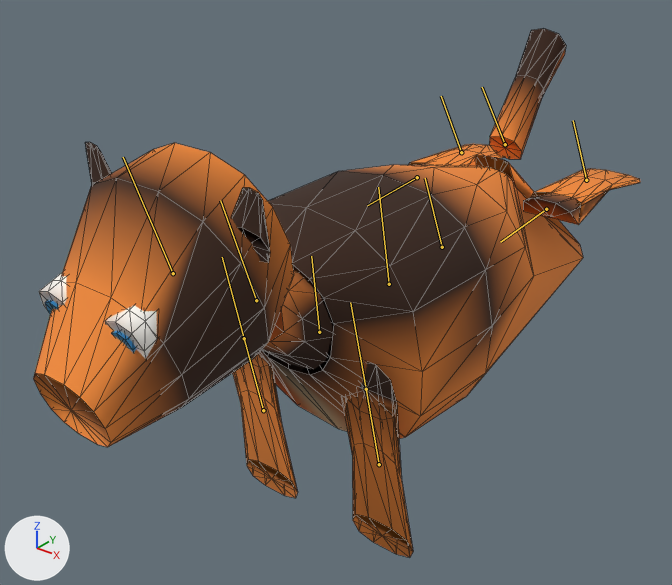
Two versions of the glTF model web/public/models/tiger.glb, one commit apart.
The view is the same before and after, from a 50 mm camera at (1.067, -1.533, 1.108) aimed at (-0.061, -0.123, 0.234). The axes (+X, +Y, +Z) are drawn at lower left. The lights are the same throughout. The picture after the commit comes second. Both versions are drawn at frame 0 of the action 'sit'; the numbers are the values there. The bones that bend it are drawn over the model as lines. Mesh edges are drawn as thin lines.

In view in the first picture: 'body', 'eyeL', 'eyeR' and 2 more.
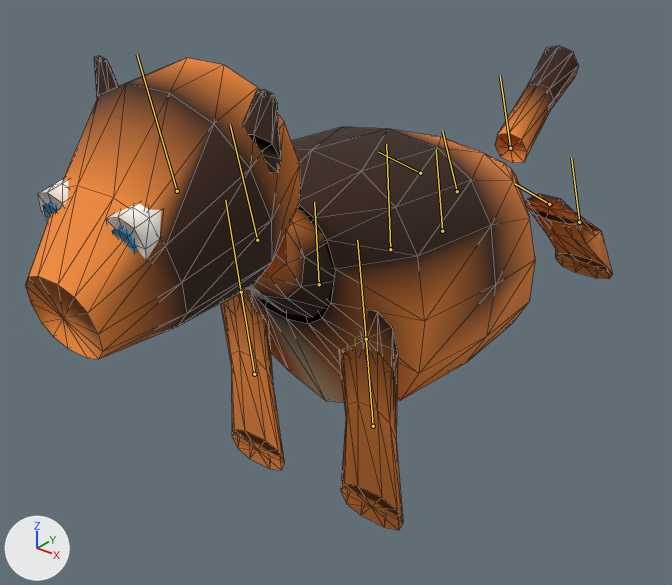
Where the change shows, as pixel boxes [x1, y1, x2, y2] in the pictures (672 x 585 px):
'body', posed (9% shorter): before [33, 28, 640, 558]; after [25, 46, 613, 530]
'eyeR', posed: before [105, 305, 157, 359]; after [106, 203, 161, 260]
'eyeL', posed: before [39, 273, 67, 309]; after [37, 179, 68, 221]
'irisR', posed (mostly hidden): before [111, 331, 136, 353]; after [112, 228, 137, 253]
'irisL', posed (mostly hidden): before [45, 300, 59, 314]; after [43, 203, 58, 220]
bone 'hips', root to tip: before (442, 247) to (425, 178); after (442, 231) to (436, 150)
bone 'spine', root to tip: before (389, 284) to (378, 187); after (390, 249) to (386, 144)
bone 'chest', root to tip: before (319, 332) to (311, 256); after (319, 284) to (314, 202)
bone 'neck', root to tip: before (256, 300) to (220, 200); after (257, 240) to (230, 124)
bone 'leg-front-left', root to tip: before (244, 338) to (222, 257); after (241, 292) to (225, 200)
bone 'leg-front-right', root to tip: before (366, 389) to (350, 302); after (366, 339) to (357, 240)
bone 'tail', root to tip: before (505, 144) to (482, 87); after (510, 148) to (500, 75)
bone 'leg-back-left', root to tip: before (417, 177) to (367, 205); after (420, 173) to (378, 152)
bone 'leg-back-left-low', root to tip: before (461, 152) to (441, 96); after (457, 191) to (442, 131)
bone 'leg-back-right', root to tip: before (546, 209) to (500, 242); after (549, 204) to (514, 183)
bone 'leg-back-right-low', root to tip: before (586, 180) to (573, 120); after (579, 222) to (571, 158)

What the commit changed:
Bone 'hips' (bone_hips) moves from (0.0, -0.152, 0.0) to (0.0, -0.112, 0.0).
Bone 'hips' (bone_hips) turns from (24, 0, 0) to (13, 0, 0) degrees about its own x, y and z.
Bone 'spine' (bone_spine) turns from (-13, 0, 0) to (-7, 0, 0) degrees about its own x, y and z.
Bone 'chest' (bone_chest) turns from (-5, 0, 0) to (-2, 0, 0) degrees about its own x, y and z.
Bone 'neck' (bone_neck) turns from (13, 0, 0) to (10, 0, 0) degrees about its own x, y and z.
Bone 'leg-front-left' (bone_leg_front_left) turns from (7, 0, 0) to (5, 0, 0) degrees about its own x, y and z.
Bone 'leg-front-right' (bone_leg_front_right) turns from (7, 0, 0) to (5, 0, 0) degrees about its own x, y and z.
Bone 'tail' (bone_tail) turns from (14, 0, 0) to (10, 0, 0) degrees about its own x, y and z.
Bone 'leg-back-left' (bone_leg_back_left) turns from (70, 0, 0) to (49, 0, 0) degrees about its own x, y and z.
Bone 'leg-back-left-low' (bone_leg_back_left_low) turns from (-60, 0, 0) to (-36, 0, 0) degrees about its own x, y and z.
Bone 'leg-back-right' (bone_leg_back_right) turns from (70, 0, 0) to (49, 0, 0) degrees about its own x, y and z.
Bone 'leg-back-right-low' (bone_leg_back_right_low) turns from (-60, 0, 0) to (-36, 0, 0) degrees about its own x, y and z.
